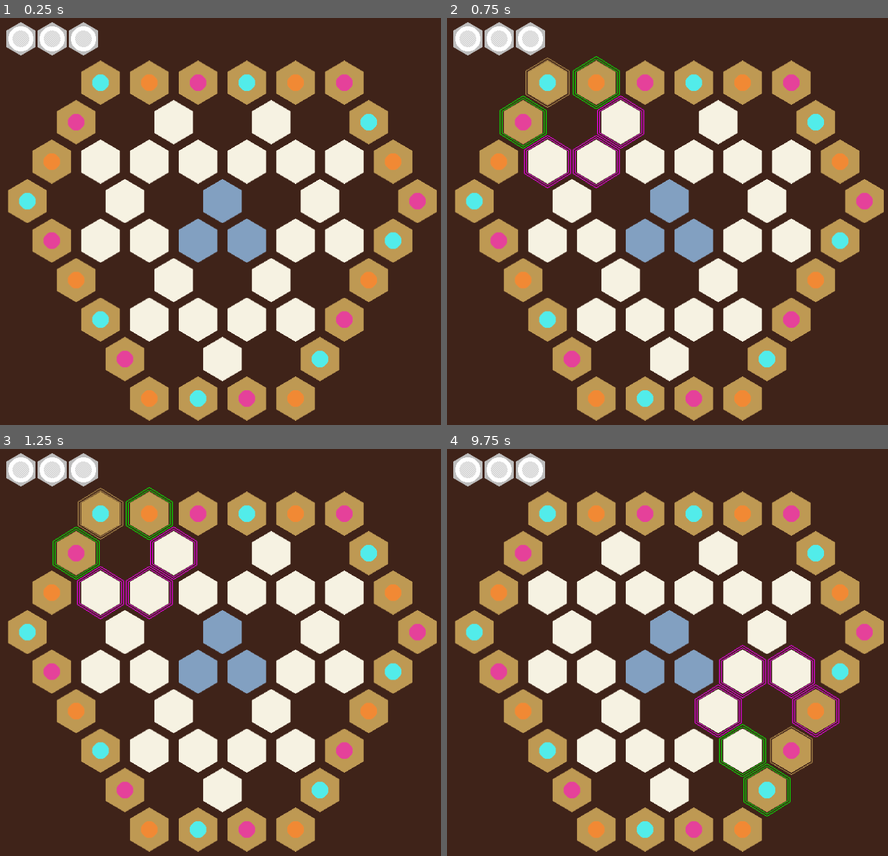
Above: before the commit, frames 1-4 (two rows, left to right).
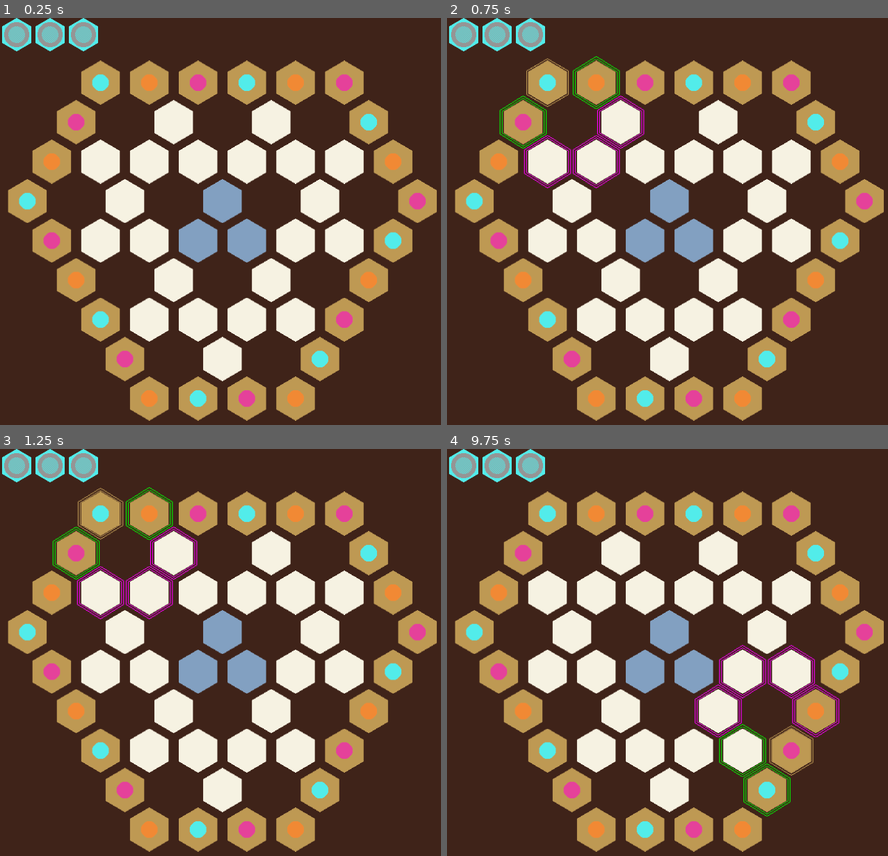
Above: after the commit, the same moments.

Repository: jbbranch9/MANOK
Game: Godot game, scene res://game.tscn
Same seed, same stepped clock (60 frames per second), same inputs: the game is played once before the commit and once after it.
Inputs (mouse positions are in pixels of both pictures, inside the frame that each line leads up to):
- Up to frame 1 (0.25 s): no input
- Up to frame 2 (0.75 s): tap Enter at 0.5 s; move the mouse to (548, 83) at 0.52 s; click (548, 83) at 0.6 s
- Up to frame 3 (1.25 s): no input
- Up to frame 4 (9.75 s): move the mouse to (596, 514) at 1.27 s; click (596, 514) at 1.35 s; move the mouse to (645, 514) at 2.02 s; click (645, 514) at 2.1 s; move the mouse to (693, 514) at 2.77 s; click (693, 514) at 2.85 s; move the mouse to (742, 514) at 3.52 s; click (742, 514) at 3.6 s; move the mouse to (790, 514) at 4.27 s; click (790, 514) at 4.35 s; move the mouse to (521, 554) at 5.02 s; click (521, 554) at 5.1 s; tap Space at 5.75 s; move the mouse to (618, 554) at 5.77 s; click (618, 554) at 5.85 s; move the mouse to (716, 554) at 6.52 s; click (716, 554) at 6.6 s; move the mouse to (817, 554) at 7.27 s; click (817, 554) at 7.35 s; move the mouse to (499, 591) at 8.02 s; click (499, 591) at 8.1 s; move the mouse to (548, 591) at 8.77 s; click (548, 591) at 8.85 s; move the mouse to (804, 737) at 9.52 s; click (804, 737) at 9.6 s

The runs differ from the first frame. In frame 1, 1.5% of the frame differs, in the area x 0-23%, y 0-10%; in frame 2, 1.7%, in the area x 0-28%, y 0-23%; in frame 3, 1.5%; in frame 4, 1.6%.

Commit message:
.

Diff:
--- a/carrier.tscn
+++ b/carrier.tscn
@@ -4,6 +4,7 @@
 [ext_resource path="res://ASSETS/pieces/carrier.png" type="Texture" id=2]
 
 [node name="carrier" type="Node2D"]
+modulate = Color( 0.588235, 0.588235, 0.588235, 1 )
 
 [node name="cover" type="Sprite" parent="."]
 texture = ExtResource( 1 )
--- /dev/null
+++ b/carrier_stage.gd
@@ -0,0 +1,25 @@
+extends Node2D
+
+signal carrier_pickup
+
+onready var sprites = [$Sprite_1, $Sprite_2, $Sprite_3]
+
+onready var btn = $Button
+
+onready var carrier_count = 3
+
+func colorize(color: Color):
+	for s in sprites:
+		s.self_modulate = color
+
+func _on_Button_pressed():
+	if carrier_count > 0:
+		carrier_count -= 1
+		emit_signal("carrier_pickup")
+		sprites[carrier_count].visible = false
+		if carrier_count == 2:
+			btn.rect_size = Vector2(128, 64)
+		elif carrier_count == 1:
+			btn.rect_size = Vector2(64, 64)
+		elif carrier_count == 0:
+			btn.disabled = true
--- a/carrier_stage.tscn
+++ b/carrier_stage.tscn
@@ -1,48 +1,40 @@
-[gd_scene load_steps=2 format=2]
+[gd_scene load_steps=4 format=2]
 
-[ext_resource path="res://tile.tscn" type="PackedScene" id=1]
+[ext_resource path="res://carrier.tscn" type="PackedScene" id=1]
+[ext_resource path="res://ASSETS/board/hex.png" type="Texture" id=2]
+[ext_resource path="res://carrier_stage.gd" type="Script" id=3]
 
 [node name="carrier_stage" type="Node2D"]
+script = ExtResource( 3 )
 
-[node name="stage1" parent="." instance=ExtResource( 1 )]
-position = Vector2( 40, 40 )
-tile_name = "stage"
+[node name="Sprite_1" type="Sprite" parent="."]
+self_modulate = Color( 0.447059, 0.447059, 0.447059, 1 )
+position = Vector2( 32, 32 )
+texture = ExtResource( 2 )
 
-[node name="flare" parent="stage1/flare" index="0"]
-frame = 19
+[node name="carrier" parent="Sprite_1" instance=ExtResource( 1 )]
 
-[node name="flare2" parent="stage1/flare" index="1"]
-frame = 19
+[node name="Sprite_2" type="Sprite" parent="."]
+self_modulate = Color( 0.447059, 0.447059, 0.447059, 1 )
+position = Vector2( 96, 32 )
+texture = ExtResource( 2 )
 
-[node name="carrier" parent="stage1" index="3"]
-visible = true
+[node name="carrier" parent="Sprite_2" instance=ExtResource( 1 )]
 
-[node name="stage2" parent="." instance=ExtResource( 1 )]
-position = Vector2( 100, 40 )
-tile_name = "stage"
+[node name="Sprite_3" type="Sprite" parent="."]
+self_modulate = Color( 0.447059, 0.447059, 0.447059, 1 )
+position = Vector2( 160, 32 )
+texture = ExtResource( 2 )
 
-[node name="flare" parent="stage2/flare" index="0"]
-frame = 18
+[node name="carrier" parent="Sprite_3" instance=ExtResource( 1 )]
 
-[node name="flare2" parent="stage2/flare" index="1"]
-frame = 18
+[node name="Button" type="Button" parent="."]
+modulate = Color( 1, 1, 1, 0 )
+margin_right = 192.0
+margin_bottom = 64.0
+flat = true
+__meta__ = {
+"_edit_use_anchors_": false
+}
 
-[node name="carrier" parent="stage2" index="3"]
-visible = true
-
-[node name="stage3" parent="." instance=ExtResource( 1 )]
-position = Vector2( 160, 40 )
-tile_name = "stage"
-
-[node name="flare" parent="stage3/flare" index="0"]
-frame = 17
-
-[node name="flare2" parent="stage3/flare" index="1"]
-frame = 17
-
-[node name="carrier" parent="stage3" index="3"]
-visible = true
-
-[editable path="stage1"]
-[editable path="stage2"]
-[editable path="stage3"]
+[connection signal="pressed" from="Button" to="." method="_on_Button_pressed"]
--- /dev/null
+++ b/cursor.gd
@@ -0,0 +1,13 @@
+extends Node2D
+
+onready var has_carrier = false
+
+func toggle_carrier():
+	has_carrier = not has_carrier
+	if has_carrier:
+		$carrier.visible = true
+	else:
+		$carrier.visible = false
+
+func _process(delta):
+	position = get_viewport().get_mouse_position()
--- /dev/null
+++ b/cursor.tscn
@@ -0,0 +1,10 @@
+[gd_scene load_steps=3 format=2]
+
+[ext_resource path="res://cursor.gd" type="Script" id=1]
+[ext_resource path="res://carrier.tscn" type="PackedScene" id=2]
+
+[node name="cursor" type="Node2D"]
+script = ExtResource( 1 )
+
+[node name="carrier" parent="." instance=ExtResource( 2 )]
+visible = false
--- a/game.gd
+++ b/game.gd
@@ -5,15 +5,14 @@
 onready var selection = null
 
 
-func _process(_delta):
-	pass
-
 
 
 func _ready():
 	connect_signals()
 
 	setup_pieces(3)
+
+	$carrier_stage.colorize(Globals.PALETTE["player_colors"]["A"])
 
 
 func setup_pieces(player_count: int):
@@ -35,8 +34,13 @@
 			tile.place('pawn', player_color)
 
 func connect_signals():
+	$carrier_stage.connect("carrier_pickup", self, "carrier_pickup")
 	for t in tiles:
 		t.connect("clicked", self, "tile_clicked")
+
+func carrier_pickup():
+	if $cursor.has_carrier == false:
+		$cursor.toggle_carrier()
 
 func tile_clicked(tile):
 	select(tile)
@@ -94,12 +98,24 @@
 		#unhighlight ALL tiles
 		unhighlight()
 
-		#[IF there is already a selection] AND it matches the tile that was just clicked
+		#IF there is already a selection AND it matches the tile that was just clicked
 		if selection == tile:
 			#THEN 'deselect' that tile (set selection to null)
 			selection = null
 			#and then exit the function
 			return
+		#IF there is already a selection AND it DOES NOT match the tile that was just clicked
+		else:
+			var slides = Zones.get_slideables(selection.tile_name)
+			var jumps = Zones.get_jumpables(selection.tile_name)
+			if str(tile) in slides or str(tile) in jumps:
+				if $cursor.has_carrier:
+					tile.place('carrier')
+					$cursor.toggle_carrier()
+					#THEN 'deselect' that tile (set selection to null)
+					selection = null
+					#and then exit the function
+					return
 
 	selection = tile
 	selection.flare.visible = true
--- a/game.tscn
+++ b/game.tscn
@@ -1,8 +1,9 @@
-[gd_scene load_steps=4 format=2]
+[gd_scene load_steps=5 format=2]
 
 [ext_resource path="res://board.tscn" type="PackedScene" id=1]
 [ext_resource path="res://game.gd" type="Script" id=2]
 [ext_resource path="res://carrier_stage.tscn" type="PackedScene" id=3]
+[ext_resource path="res://cursor.tscn" type="PackedScene" id=4]
 
 [node name="game" type="Node2D"]
 script = ExtResource( 2 )
@@ -13,3 +14,5 @@
 
 [node name="carrier_stage" parent="." instance=ExtResource( 3 )]
 scale = Vector2( 0.75, 0.75 )
+
+[node name="cursor" parent="." instance=ExtResource( 4 )]
--- a/tile.gd
+++ b/tile.gd
@@ -57,7 +57,7 @@
 	return output
 
 
-func place(piece_type, player_color):
+func place(piece_type, player_color='#FFFFFF'):
 	var pieces = {
 		'pawn': pawn,
 		'carrier': carrier,
--- a/tile.tscn
+++ b/tile.tscn
@@ -47,14 +47,14 @@
 [node name="flare" type="AnimatedSprite" parent="flare"]
 frames = SubResource( 5 )
 animation = "flare"
-frame = 18
+frame = 10
 playing = true
 
 [node name="flare2" type="AnimatedSprite" parent="flare"]
 scale = Vector2( 1.1, 1.1 )
 frames = SubResource( 5 )
 animation = "flare"
-frame = 18
+frame = 10
 playing = true
 
 [node name="pawn" parent="." instance=ExtResource( 4 )]
